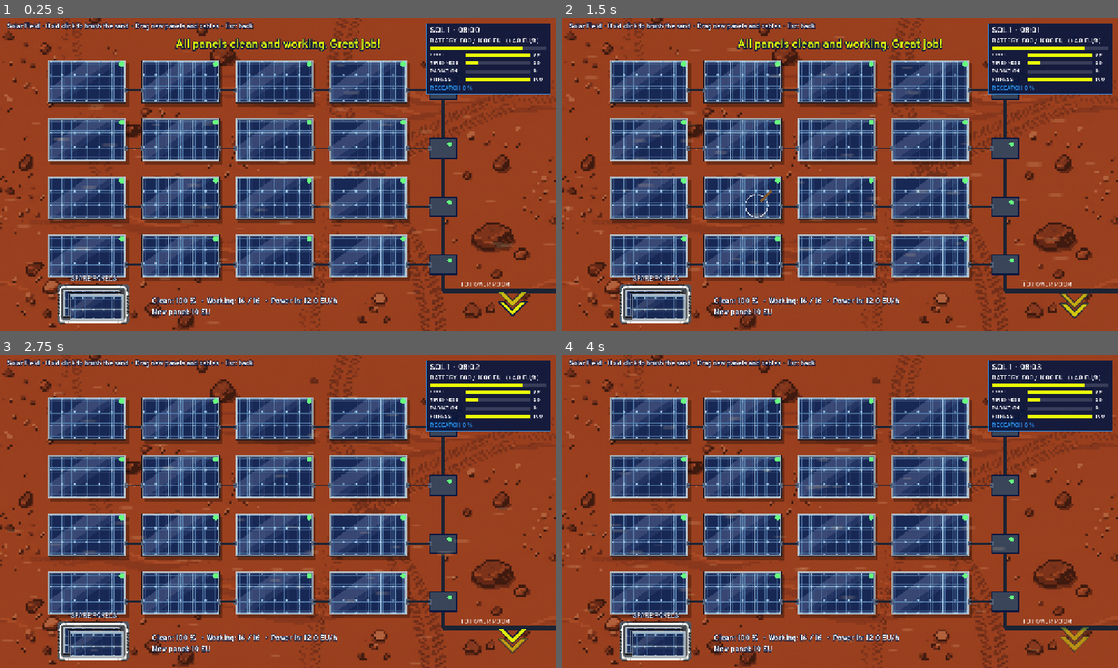
Above: before the commit, frames 1-4 (two rows, left to right).
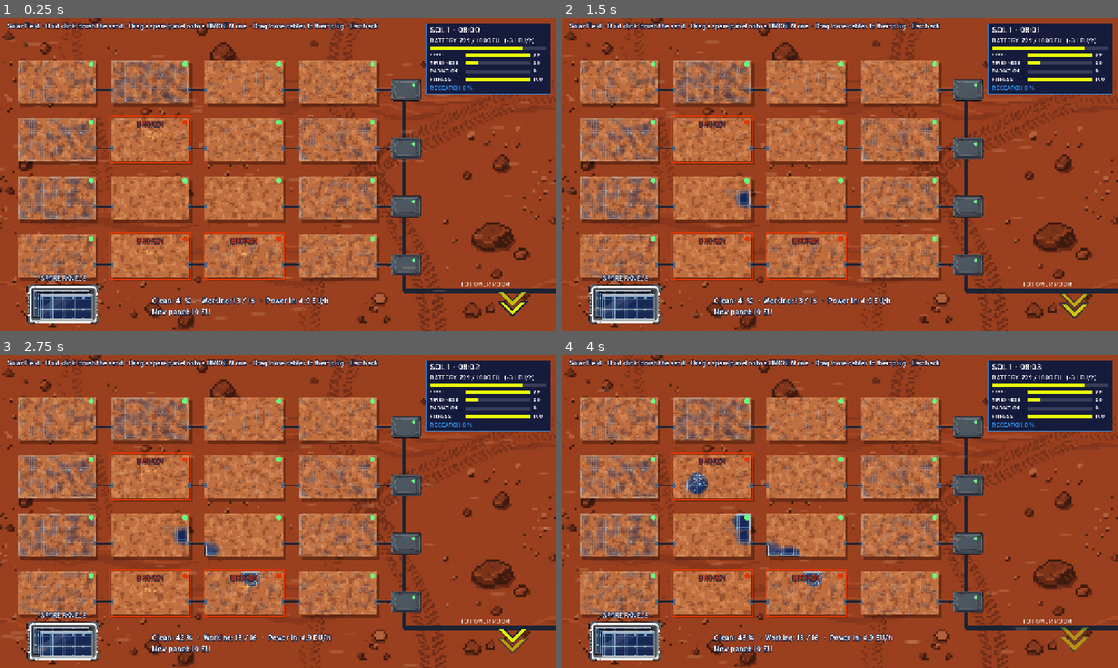
Above: after the commit, the same moments.

Repository: Etiensro/Martians-NasaSpaceAppsChallenge
Game: Godot game, scene res://scenes/interiores/paneles_solares/minijuegos/campo_solar/campo_solar.tscn
Same seed, same stepped clock (60 frames per second), same inputs: the game is played once before the commit and once after it. This scene is started directly instead of the project's main scene.
Inputs (mouse positions are in pixels of both pictures, inside the frame that each line leads up to):
- Up to frame 1 (0.25 s): no input
- Up to frame 2 (1.5 s): tap Enter (ui_accept) at 0.5, 0.77, 1.25 s; move the mouse to (962, 158) at 0.52 s; hold D 0.53-1.25 s; tap 4 at 0.6 s; click (962, 158) at 0.67 s; drag from (728, 190) to (812, 237) at 1.27 s
- Up to frame 3 (2.75 s): tap Enter (ui_accept) at 2 s; move the mouse to (333, 442) at 2.02 s; hold D from 2.03 s (still down); tap E at 2.1 s; click (333, 442) at 2.17 s; tap 4 at 2.3 s
- Up to frame 4 (4 s): release D at 2.75 s; tap Enter (ui_accept) at 2.75, 3.5, 3.77 s; drag from (812, 574) to (673, 464) at 2.77 s; move the mouse to (1006, 558) at 3.52 s; hold A from 3.53 s (still down); tap 2 at 3.6 s; click (1006, 558) at 3.67 s; tap 4 at 3.8 s

The runs differ from the first frame. In frame 1, 46% of the frame differs, in the area x 1-97%, y 1-98%; in frame 2, 46%; in frame 3, 45%; in frame 4, 45%.

Commit message:
feat: paneles sucios y rotos al iniciar, tres niveles de tormenta y arte del campo solar
- La misión empieza con los paneles sucios (45-75) y 3 rotos; un panel nuevo llega limpio.
- Tormentas: leve y moderada ensucian (+15 / +35, hora a hora); intensa ensucia (+50) y rompe 4 paneles y 2 cables.
- Campo solar: usa el arte nuevo, arena opaca como en "paneles sucios", rotos marcados como BROKEN,
  luz por fila en las cajas de conexiones y brocha más lenta o rápida según la tripulación y el rol.
- La cuadrícula se mueve a la izquierda para no quedar debajo del HUD.

Diff:
--- a/data/mission/rules.json
+++ b/data/mission/rules.json
@@ -48,21 +48,26 @@
   "panels": {
     "columns": 4,
     "rows": 4,
-    "dirt_per_sol": 10,
-    "dirt_per_storm": 20
+    "_proposed_start": "La tormenta de arena del aterrizaje (intro) deja los paneles sucios (suciedad al azar entre min y max en cada uno) y algunos rotos (al azar)",
+    "start_dirt_min": 45,
+    "start_dirt_max": 75,
+    "start_broken": 3,
+    "start_cut_cables": 0,
+    "dirt_per_sol": 10
   },
 
   "storms": {
     "protection_sols": 3,
     "daily_chance": 0.15,
     "warning_hours": 6,
+    "_proposed_panels": "Efecto en los paneles (decisión del equipo de paneles): 'dirt' = suciedad que se suma a cada panel, repartida hora a hora mientras dura la tormenta; 'broken_panels' / 'cut_cables' = se rompen al terminar. Leve ensucia poco, moderada ensucia más, intensa ensucia y rompe.",
     "types": {
       "light": {"name": "Light", "chance": 0.5, "hours": 12, "solar_loss": 0.2, "lockdown": false, "damages": [],
-        "_proposed": "broken_panels / cut_cables", "broken_panels": 1, "cut_cables": 0},
+        "dirt": 15, "broken_panels": 0, "cut_cables": 0},
       "moderate": {"name": "Moderate", "chance": 0.3, "hours": 24, "solar_loss": 0.45, "lockdown": true, "damages": ["greenhouse"],
-        "broken_panels": 2, "cut_cables": 1},
+        "dirt": 35, "broken_panels": 0, "cut_cables": 0},
       "intense": {"name": "Intense", "chance": 0.2, "hours": 48, "solar_loss": 0.7, "lockdown": true, "damages": ["greenhouse", "rover"],
-        "broken_panels": 4, "cut_cables": 3}
+        "dirt": 50, "broken_panels": 4, "cut_cables": 2}
     }
   },
 
--- a/scripts/core/mission.gd
+++ b/scripts/core/mission.gd
@@ -112,8 +112,12 @@
 	panels.clear()
 	cables.clear()
 	for i in panel_count():
-		panels.append({"dirt": 0.0, "broken": false})
+		# la tormenta del aterrizaje (intro) deja los paneles sucios: hay que limpiarlos para tener energía
+		var dirt := randf_range(rules.panels.start_dirt_min, rules.panels.start_dirt_max)
+		panels.append({"dirt": dirt, "broken": false})
 		cables.append(true)
+	# ... y algunos rotos: hay que cambiarlos en el campo solar
+	_damage_panels(int(rules.panels.start_broken), int(rules.panels.start_cut_cables))
 	storm = {}
 	pantry_meals = int(rules.food.start_meals)
 	# periodo de protección también al empezar, para aprender a jugar antes de la primera tormenta
@@ -196,6 +200,9 @@
 	hour_passed.emit()
 	if (int(rules.clock.start_hour) + hour_index) % 24 == 0:  # medianoche: empieza un sol nuevo
 		_on_new_sol()
+	# durante la tormenta la arena se va acumulando: leve poco, moderada más, intensa mucho
+	if storm_active():
+		add_dirt_all(float(storm_rule().get("dirt", 0)) / float(storm_rule().hours))
 	_update_storm()
 	# por si al empezar la tormenta había un fundido en curso (SceneChanger ignora el cambio) o el
 	# jugador vuelve de una expedición: con encierro, cada hora se comprueba que esté dentro
@@ -477,6 +484,7 @@
 	if not panels[i].broken or not spend(rules.energy.panel_repair_cost):
 		return false
 	panels[i].broken = false
+	panels[i].dirt = 0.0  # el panel nuevo llega limpio
 	panels_changed.emit()
 	return true
 
@@ -486,8 +494,8 @@
 	panels_changed.emit()
 
 
+## Rompe `broken` paneles sanos y corta `cut` cables enteros, al azar.
 func _damage_panels(broken: int, cut: int) -> void:
-	add_dirt_all(rules.panels.dirt_per_storm)
 	var ok := range(panel_count()).filter(func(i): return not panels[i].broken)
 	ok.shuffle()
 	for i in ok.slice(0, broken):
@@ -500,6 +508,7 @@
 
 
 ## Daños al terminar una tormenta: paneles y cables, y según su intensidad invernadero y carro.
+## (La suciedad no va aquí: se suma hora a hora mientras dura, en _on_hour.)
 func _storm_damage(rule: Dictionary) -> void:
 	_damage_panels(int(rule.broken_panels), int(rule.cut_cables))
 	var damages: Array = rule.get("damages", [])
@@ -574,12 +583,19 @@
 		_protected_until = hours + rules.storms.protection_sols * 24.0
 		_storm_damage(rule)
 		storm_ended.emit(type)
-		var checks := "the solar panels"
-		if "rover" in rule.get("damages", []):
-			checks = "the solar panels, the greenhouse and the rover"
-		elif "greenhouse" in rule.get("damages", []):
-			checks = "the solar panels and the greenhouse"
-		notify("The storm is over. Check %s: they need cleaning and repairs." % checks)
+		var text := "The storm is over."
+		if int(rule.get("broken_panels", 0)) > 0 or int(rule.get("cut_cables", 0)) > 0:
+			text += " Solar panels are dirty and broken: clean them, replace them and fix the cables."
+		elif float(rule.get("dirt", 0)) >= 30.0:
+			text += " The solar panels are covered in sand: clean them!"
+		else:
+			text += " The solar panels got a bit dusty."
+		var damages: Array = rule.get("damages", [])
+		if "rover" in damages:
+			text += " Repair the greenhouse and the rover too."
+		elif "greenhouse" in damages:
+			text += " Repair the greenhouse too."
+		notify(text)
 
 
 ## Con encierro: lleva al jugador a la estación (salvo que ya esté dentro, de expedición o en una actividad).
@@ -674,6 +690,7 @@
 		KEY_3:
 			advance_hours(24.0)
 		KEY_4:
+			add_dirt_all(rules.storms.types.intense.dirt)
 			_storm_damage(rules.storms.types.intense)
 		KEY_5:
 			crew.sleep(8)
--- a/scripts/interiores/paneles_solares/campo_solar.gd
+++ b/scripts/interiores/paneles_solares/campo_solar.gd
@@ -9,35 +9,41 @@
 ## energía si no está roto y el cable hasta la caja está entero.
 ## Cada cierto tiempo llega una ráfaga de viento que vuelve a ensuciar (más fuerte con tormenta leve).
 ## El estado vive en el autoload Mission; esta escena solo lo muestra y lo cambia.
+## La brocha limpia más lento con hambre, cansancio, radiación o mala condición física, y más rápido
+## con el ingeniero: es una tarea de mantenimiento (Mission.task_multiplier("maintenance")).
 ##
-## Arte PROVISIONAL dibujado por código. Cuando existan las imágenes (ver docs/PANELES_SOLARES.md),
-## basta con ponerlas en assets/interiores/paneles_solares/campo_solar/ con los nombres de ART.
+## Imágenes en assets/interiores/paneles_solares/campo_solar/ (las genera tools/build_field.py).
+## Si falta alguna, esa parte se dibuja por código.
 
 const Style := preload("res://scripts/core/style.gd")
 const Fx := preload("res://scripts/core/fx.gd")
 const ExitArrow := preload("res://scripts/core/exit_arrow.gd")
 
 const HUB := "res://scenes/interiores/paneles_solares/paneles_solares.tscn"
-const ART := "res://assets/interiores/paneles_solares/campo_solar/field_%s.png"  # ground, panel, panel_broken, crate
+const ART_DIR := "res://assets/interiores/paneles_solares/campo_solar/"
+const ART := ART_DIR + "field_%s.png"  # ground, panel, panel_broken, crate, combiner, brush
 const GROUND := preload("res://assets/zones/ap1_ground.png")
 
-const ORIGIN := Vector2(110, 96)      # esquina del primer panel
+const ORIGIN := Vector2(40, 96)       # esquina del primer panel
 const PANEL := Vector2(180, 100)      # tamaño de cada panel
 const GAP := Vector2(36, 34)          # separación (en el hueco horizontal va el cable)
-const COMBINER_X := 990.0             # cajas de conexiones de cada fila
-const CRATE := Rect2(110, 612, 210, 92)
+const COMBINER_X := 900.0             # cajas de conexiones de cada fila (a la izquierda del HUD de Mission)
+const CRATE := Rect2(40, 612, 210, 92)
 const CELL := 4                       # px por "grano" de arena en pantalla
 const BRUSH_RADIUS := 26.0
 const BRUSH_POWER := 2.5              # cuánta arena quita por segundo (además del movimiento)
 const PLUG_RADIUS := 30.0             # distancia para enganchar un cable a su conector
 const GUST_WARNING := 3.0             # segundos de aviso antes de la ráfaga
 
-var _dirt: Array[Image] = []          # alfa de la arena de cada panel (1 px = 1 grano)
+var _dirt: Array[Image] = []          # DATOS: alfa = cantidad de arena de cada grano (1 px = 1 grano)
+var _dirt_view: Array[Image] = []     # lo que se ve: la misma arena, más tupida (ver _show_dirt)
 var _dirt_tex: Array[ImageTexture] = []
+var _dust_noise := FastNoiseLite.new()  # manchas de color del polvo (fijas: no parpadean al limpiar)
 var _sparks: Array[CPUParticles2D] = []        # paneles rotos
 var _cable_sparks: Array[CPUParticles2D] = []  # cables cortados
 var _wind: CPUParticles2D
 var _art := {}                         # texturas definitivas que existan
+var _brush_anchor := Vector2(14, 44)   # punto de la brocha que va bajo el ratón (field.json)
 var _exit := ExitArrow.new()
 var _toast: Label
 var _status: Label
@@ -52,14 +58,22 @@
 
 
 func _ready() -> void:
+	_dust_noise.seed = 7
+	_dust_noise.frequency = 0.18
 	texture_repeat = CanvasItem.TEXTURE_REPEAT_ENABLED  # para repetir el suelo provisional
-	for key in ["ground", "panel", "panel_broken", "crate"]:
+	for key in ["ground", "panel", "panel_broken", "crate", "combiner", "brush"]:
 		if ResourceLoader.exists(ART % key):
 			_art[key] = load(ART % key)
+	if FileAccess.file_exists(ART_DIR + "field.json"):
+		var data = JSON.parse_string(FileAccess.get_file_as_string(ART_DIR + "field.json"))
+		if data is Dictionary and data.has("brush_anchor"):
+			_brush_anchor = Vector2(data.brush_anchor[0], data.brush_anchor[1])
 	for i in Mission.panel_count():
 		var img := Image.create(int(PANEL.x / CELL), int(PANEL.y / CELL), false, Image.FORMAT_RGBA8)
 		_dirt.append(img)
-		_dirt_tex.append(ImageTexture.create_from_image(img))
+		var view := Image.create(img.get_width(), img.get_height(), false, Image.FORMAT_RGBA8)
+		_dirt_view.append(view)
+		_dirt_tex.append(ImageTexture.create_from_image(view))
 		_fill_dirt(i, Mission.panels[i].dirt)
 		_write_dirt(i)  # la suciedad de Mission pasa a ser exactamente la que se ve
 		_sparks.append(_spark_emitter(_panel_rect(i).get_center()))
@@ -127,12 +141,38 @@
 		for x in img.get_width():
 			var a := clampf(base + noise.get_noise_2d(x, y) * spread, 0.0, 1.0)
 			img.set_pixel(x, y, _sand(a, x, y))
-	_dirt_tex[i].update(img)
+	_show_dirt(i)
 
 
 func _sand(a: float, x: int, y: int) -> Color:
 	var tone := 0.92 + 0.08 * float((x * 7 + y * 13) % 5) / 4.0
 	return Color(0.82 * tone, 0.52 * tone, 0.32 * tone, a)
+
+
+## Colores del polvo, los mismos de assets/buildings/paneles sucios 1-3.png (claro, medio, oscuro).
+const DUST := [Color8(214, 134, 80), Color8(196, 112, 62), Color8(160, 86, 48)]
+const DUST_COVER := 1.7      # con ~60 % de suciedad el panel ya se ve tapado, como "paneles sucios 3"
+const DUST_MAX_ALPHA := 0.97  # siempre se adivinan un poco las celdas debajo
+
+
+## Pasa los datos de arena de un panel a la imagen que se ve: la arena es opaca y granulada (no un velo
+## transparente). Solo cambia el dibujo: la suciedad que cuenta para Mission sigue siendo el alfa de _dirt.
+func _show_dirt(i: int) -> void:
+	var data := _dirt[i]
+	var view := _dirt_view[i]
+	for y in data.get_height():
+		for x in data.get_width():
+			var a := minf(data.get_pixel(x, y).a * DUST_COVER, DUST_MAX_ALPHA)
+			# manchas suaves de polvo más claro y más oscuro, y algún grano oscuro suelto
+			var tone := _dust_noise.get_noise_2d(x + i * 97, y)
+			var c: Color = DUST[1]
+			if tone > 0.25:
+				c = DUST[0]
+			elif tone < -0.3 or (x * 31 + y * 17 + i * 5) % 23 == 0:
+				c = DUST[2]
+			c.a = a
+			view.set_pixel(x, y, c)
+	_dirt_tex[i].update(view)
 
 
 func _mean_dirt(i: int) -> float:
@@ -161,7 +201,7 @@
 				img.set_pixel(x, y, c)
 				changed = true
 	if changed:
-		_dirt_tex[i].update(img)
+		_show_dirt(i)
 		_write_dirt(i)
 	return changed
 
@@ -178,7 +218,7 @@
 			var c := img.get_pixel(x, y)
 			var a := clampf(c.a + amount / 100.0 * 2.0 * clampf(streak, 0.0, 1.0), 0.0, 1.0)
 			img.set_pixel(x, y, _sand(a, x, y))
-	_dirt_tex[i].update(img)
+	_show_dirt(i)
 	_write_dirt(i)
 
 
@@ -262,7 +302,7 @@
 	var layer := CanvasLayer.new()
 	layer.layer = 10
 	add_child(layer)
-	var hint := Style.label("Solar Field  ·  Hold click to brush the sand  ·  Drag new panels and cables  ·  Esc: back", 15, Style.WHITE, 5)
+	var hint := Style.label("Solar Field  ·  Hold click: brush the sand  ·  Drag a spare panel onto a BROKEN one  ·  Drag loose cables to their plug  ·  Esc: back", 15, Style.WHITE, 5)
 	hint.position = Vector2(16, 10)
 	layer.add_child(hint)
 	_status = Style.label("", 17, Style.WHITE, 5)
@@ -287,9 +327,15 @@
 
 
 func _update_status() -> void:
-	_status.text = "Clean: %d %%   ·   Working: %d / %d   ·   Power in: %.1f EU/h\nNew panel: %d EU" % [
+	var speed := 1.0 / Mission.task_multiplier("maintenance")
+	var speed_text := ""
+	if speed < 0.99:
+		speed_text = "   ·   Brushing slower (x%.2f): eat, rest or get a check-up" % speed
+	elif speed > 1.01:
+		speed_text = "   ·   Engineer bonus: brushing faster (x%.2f)" % speed
+	_status.text = "Clean: %d %%   ·   Working: %d / %d   ·   Power in: %.1f EU/h\nNew panel: %d EU%s" % [
 		Mission.cleanliness(), Mission.working_panels(), Mission.panel_count(), Mission.generation(),
-		Mission.rules.energy.panel_repair_cost]
+		Mission.rules.energy.panel_repair_cost, speed_text]
 	var all_good := Mission.cleanliness() >= 95.0 and Mission.working_panels() == Mission.panel_count()
 	if all_good and not _celebrated:
 		_celebrated = true
@@ -306,7 +352,8 @@
 	if _brushing and _drag.is_empty():
 		var i := _panel_at(mouse)
 		if i >= 0:
-			_brush(i, mouse, BRUSH_POWER * delta + 0.02 * mouse.distance_to(_last_mouse))
+			var amount := BRUSH_POWER * delta + 0.02 * mouse.distance_to(_last_mouse)
+			_brush(i, mouse, amount / Mission.task_multiplier("maintenance"))
 	_last_mouse = mouse
 	_update_gust(delta)
 	_update_status()
@@ -357,6 +404,7 @@
 		if not Mission.panels[i].broken:
 			toast("This panel isn't broken.", Style.WHITE)
 		elif Mission.replace_panel(i):
+			_fill_dirt(i, 0.0)  # sin la arena del panel viejo
 			toast("New panel installed!", Style.NEON_YELLOW)
 		else:
 			toast("Not enough energy for a new panel.", Style.ROCKET_RED)
@@ -389,9 +437,20 @@
 	draw_string(font, Vector2(1060, bottom + 50), "TO POWER ROOM", HORIZONTAL_ALIGNMENT_LEFT, -1, 14, Style.WHITE)
 	for r in rows:
 		var y := _cable_start(r * Mission.columns()).y
-		draw_rect(Rect2(COMBINER_X, y - 22, 60, 44), Color("3a4559"))
-		draw_rect(Rect2(COMBINER_X, y - 22, 60, 44), Style.NAVY, false, 3)
-		draw_circle(Vector2(COMBINER_X + 45, y - 10), 5, Color(0.4, 1, 0.5))
+		# Luz de la caja: verde si algún panel de la fila da energía, roja si ninguno
+		var row_ok := false
+		for c in Mission.columns():
+			row_ok = row_ok or Mission.is_panel_working(r * Mission.columns() + c)
+		var led := Color(0.4, 1, 0.5) if row_ok else Style.ROCKET_RED
+		if _art.has("combiner"):
+			var tex: Texture2D = _art.combiner
+			var center := Vector2(COMBINER_X + 30, y)
+			draw_texture(tex, center - tex.get_size() / 2.0)
+			draw_circle(center + tex.get_size() * Vector2(0.28, -0.22), 4, led)
+		else:
+			draw_rect(Rect2(COMBINER_X, y - 22, 60, 44), Color("3a4559"))
+			draw_rect(Rect2(COMBINER_X, y - 22, 60, 44), Style.NAVY, false, 3)
+			draw_circle(Vector2(COMBINER_X + 45, y - 10), 5, led)
 
 	# Paneles y, encima, sus cables (así se ven los conectores en los bordes)
 	for i in Mission.panel_count():
@@ -424,6 +483,13 @@
 	draw_texture_rect(_dirt_tex[i], r, false)
 	# Luz de estado: verde = da energía, roja = no (roto o cable cortado)
 	draw_circle(r.position + Vector2(r.size.x - 10, 10), 6, Color(0.4, 1, 0.5) if Mission.is_panel_working(i) else Style.ROCKET_RED)
+	if broken:  # se ve aunque esté cubierto de arena: marco rojo que late y cartel
+		var pulse := 0.55 + 0.45 * sin(_t * 5.0)
+		draw_rect(r.grow(3), Color(Style.ROCKET_RED, pulse), false, 3)
+		var font := Style.FONT_BODY
+		var at := r.position + Vector2(0, 20)  # arriba: abajo choca con el cartel de la caja de repuestos
+		draw_string_outline(font, at, "BROKEN", HORIZONTAL_ALIGNMENT_CENTER, r.size.x, 15, 5, Style.NAVY)
+		draw_string(font, at, "BROKEN", HORIZONTAL_ALIGNMENT_CENTER, r.size.x, 15, Style.ROCKET_RED)
 
 
 func _draw_placeholder_panel(r: Rect2, broken: bool) -> void:
@@ -481,4 +547,8 @@
 			# Brocha: círculo bajo el ratón cuando está sobre un panel
 			if _panel_at(mouse) >= 0:
 				draw_arc(mouse, BRUSH_RADIUS, 0, TAU, 32, Color(1, 1, 1, 0.8 if _brushing else 0.45), 2)
-				draw_line(mouse + Vector2(10, -10), mouse + Vector2(34, -34), Color("8a5a2a"), 6)
+				if _art.has("brush"):
+					var wobble := Vector2(sin(_t * 30.0) * 2.0, 0) if _brushing else Vector2.ZERO
+					draw_texture(_art.brush, mouse - _brush_anchor + wobble)
+				else:
+					draw_line(mouse + Vector2(10, -10), mouse + Vector2(34, -34), Color("8a5a2a"), 6)
Not shown, changed: docs/GUIA_DEL_PROYECTO.md
Not shown, changed: docs/PANELES_SOLARES.md
Not shown, changed: docs/SISTEMAS_DE_MISION.md
